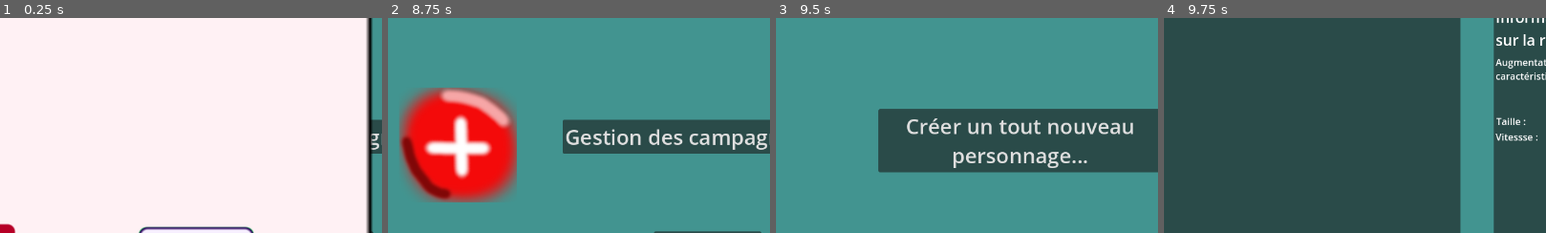
Above: before the commit, frames 1-4 (left to right).
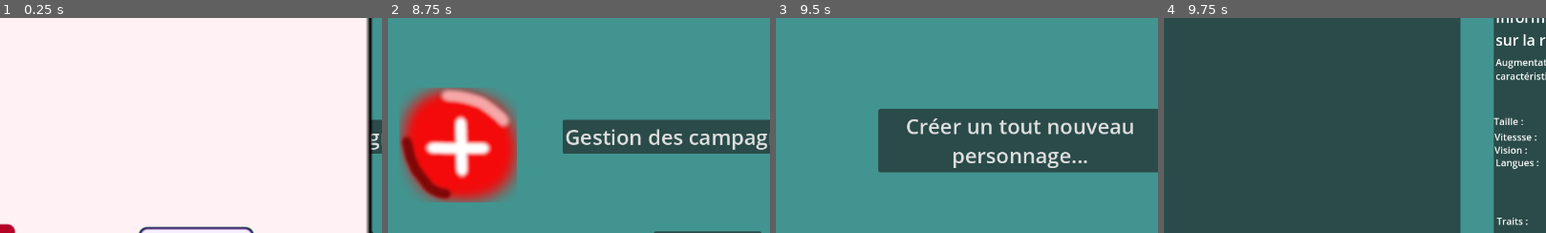
Above: after the commit, the same moments.

Repository: Geekdu25/L_assistant_du_MD
Game: Godot game, scene res://scenes/ecran_principal.tscn
Two runs of this game, one before a commit and one after it. Both use one fixed random seed, a clock stepped at 60 frames per second and the inputs below.
Inputs:
- Up to frame 1 (0.25 s): no input
- Up to frame 2 (8.75 s): click "A propos" at 0.5 s; click "Gestion des musiques" at 1.25 s; click "Réinitialiser les données de …" at 2 s; click "Création de personnage" at 2.75 s; click "Gestion des campagnes" at 3.5 s; click "Accepter" at 4.25 s; click "A propos" at 5 s; click "Retour" at 5.75 s; click "Gestion des musiques" at 6.5 s; click "Réinitialiser les données de …" at 7.25 s; click "Refuser" at 8 s
- Up to frame 3 (9.5 s): click "Création de personnage" at 8.75 s
- Up to frame 4 (9.75 s): click "Créer un tout nouveau personn…" at 9.5 s
The pictures show only the part of the screen within x 41-91%, y 22-72%; the shares and areas given below are measured in that part.

Frames 1-3 are identical in both runs. In frame 4, 0.9% of the frame differs, in the area x 86-98%, y 46-97%.

Commit message:
Fin de la création visuelle du panneau d'informations

Diff:
--- a/scenes/creation_personnage/etape_2.tscn
+++ b/scenes/creation_personnage/etape_2.tscn
@@ -123,7 +123,7 @@
 [node name="RichTextLabel" type="RichTextLabel" parent="Infos/Conteneur"]
 layout_mode = 1
 anchors_preset = -1
-anchor_left = 0.5
+anchor_left = 0.479
 anchor_top = 0.242
 anchor_right = 0.5
 anchor_bottom = 0.242
@@ -137,7 +137,7 @@
 [node name="vitesse" type="RichTextLabel" parent="Infos/Conteneur"]
 layout_mode = 1
 anchors_preset = -1
-anchor_left = 0.111
+anchor_left = 0.1
 anchor_top = 0.306
 anchor_right = 0.9
 anchor_bottom = 0.306
@@ -148,18 +148,45 @@
 text = "Vitessse :"
 
 [node name="vision" type="RichTextLabel" parent="Infos/Conteneur"]
-layout_mode = 0
-offset_right = 40.0
+layout_mode = 1
+anchors_preset = -1
+anchor_left = 0.1
+anchor_top = 0.358
+anchor_right = 0.9
+anchor_bottom = 0.358
+offset_left = -20.0
+offset_right = 20.0
 offset_bottom = 40.0
+grow_horizontal = 2
+text = "Vision :"
 
 [node name="langues" type="RichTextLabel" parent="Infos/Conteneur"]
-layout_mode = 0
-offset_right = 40.0
-offset_bottom = 40.0
+layout_mode = 1
+anchors_preset = -1
+anchor_left = 0.111
+anchor_top = 0.458
+anchor_right = 0.911
+anchor_bottom = 0.458
+offset_left = -20.0
+offset_top = -20.0
+offset_right = 20.0
+offset_bottom = 20.0
+grow_horizontal = 2
+grow_vertical = 2
+text = "Langues : "
 
 [node name="traits" type="RichTextLabel" parent="Infos/Conteneur"]
-layout_mode = 0
-offset_right = 40.0
-offset_bottom = 40.0
+layout_mode = 1
+anchors_preset = -1
+anchor_left = 0.121
+anchor_top = 0.747
+anchor_right = 0.9
+anchor_bottom = 0.747
+offset_left = -20.0
+offset_top = -40.0
+offset_right = 20.0
+grow_horizontal = 2
+grow_vertical = 0
+text = "Traits :"
 
 [connection signal="pressed" from="Retour" to="." method="_on_retour_pressed"]
